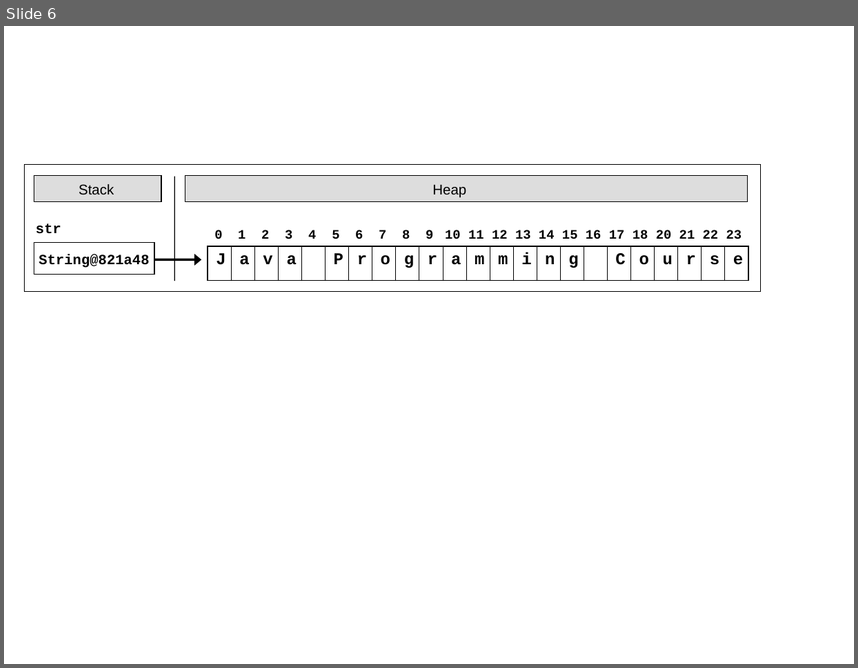
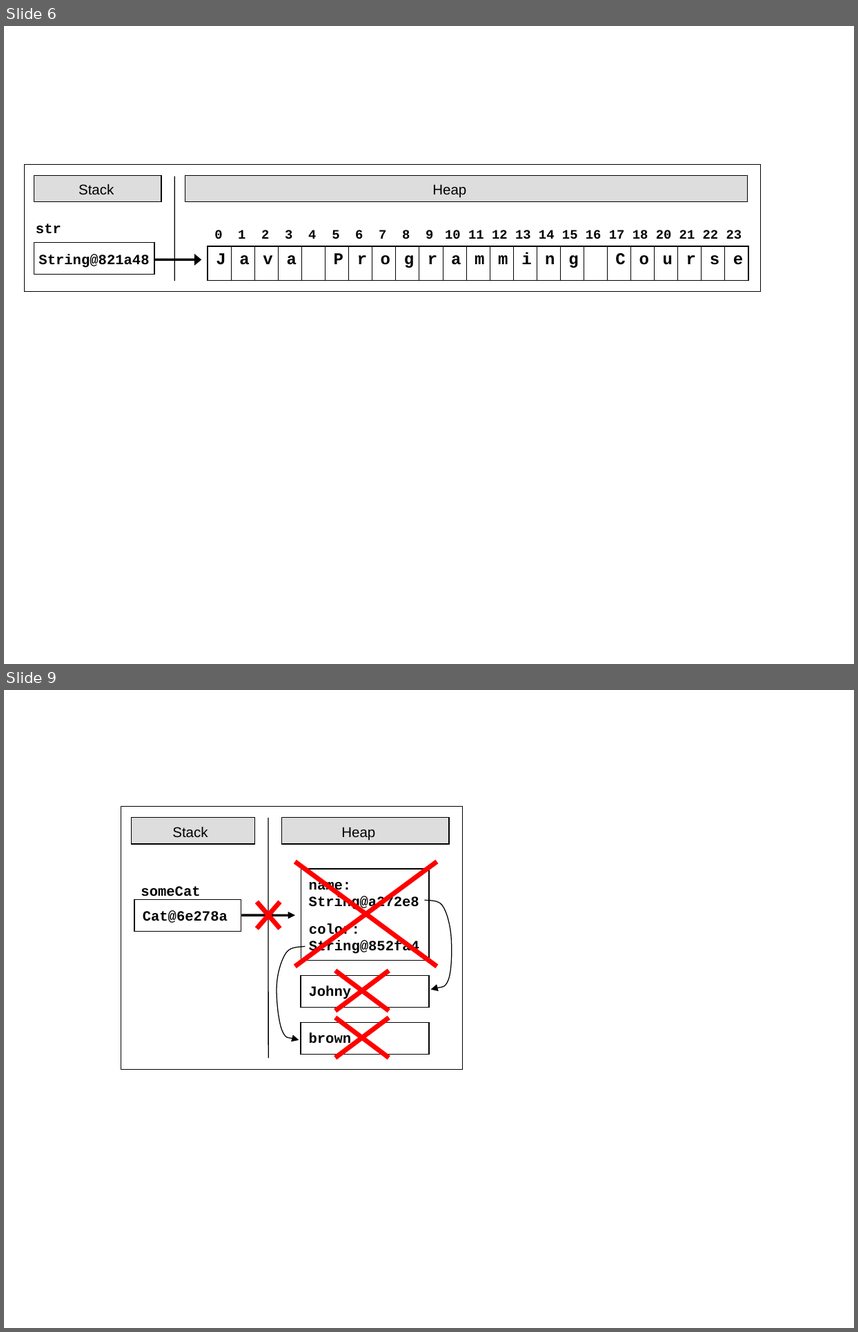
Before and after one commit to nakov/introjavabook, a slide deck: resources/images/Chapter-12-Strings/Figures-Strings.ppt. Shown one above the other, each under a label of ours: slide 6 before the commit, slides 6 and 9 after it; the slides between them are not shown. The pictures are 858x668 and 858x1332 pixels, drawn with LibreOffice and Linux fonts; fonts in the diff are those of the drawing. Boxes give left, top, right and bottom in pixels: in the first picture for what was removed or moved away, otherwise in the second. Text is boxed around its words. In the diff, an @@ line names an element or a change of style, - is before the commit and + after.

```diff
--- a/resources/images/Chapter-12-Strings/Figures-Strings.ppt
+++ b/resources/images/Chapter-12-Strings/Figures-Strings.ppt
@@ slide 9 added at <box>4,690,854,1328</box>, background #FFFFFF @@
@@ rectangle added at <box>121,807,462,1069</box>, outline #000000 0.51 pt @@
@@ rectangle added at <box>132,818,254,844</box>, fill #DDDDDD @@
@@ rectangle added at <box>132,818,254,844</box>, outline #000000 0.74 pt @@
@@ text added at <box>172,827,208,838</box>, 12 pt, text #000000 @@
+Stack
@@ line added from (268, 818) to (268, 1057), #000000 0.74 pt @@
@@ rectangle added at <box>282,818,450,844</box>, fill #DDDDDD @@
@@ rectangle added at <box>282,818,450,844</box>, outline #000000 0.74 pt @@
@@ text added at <box>341,827,375,840</box>, 12 pt, text #000000 @@
+Heap
@@ line added from (437, 862) to (294, 966), #FF0000 4 pt @@
@@ line added from (294, 862) to (437, 966), #FF0000 4 pt @@
@@ rectangle added at <box>301,869,429,960</box>, outline #000000 0.74 pt @@
@@ text added at <box>141,886,200,900</box>, 12 pt, text #000000, bold @@
+someCat
@@ text added at <box>309,879,419,911</box>, 12 pt, text #000000, bold @@
+name:
+String@a272e8
@@ rectangle added at <box>134,899,240,931</box>, outline #000000 0.74 pt @@
@@ rectangle added at <box>142,899,259,931</box>, fill #FFFFFF @@
@@ text added at <box>143,911,228,923</box>, 12 pt, text #000000, bold @@
+Cat@6e278a
@@ arrow added from (242, 915) to (296, 915), #000000 2.01 pt @@
@@ line added from (280, 902) to (257, 928), #FF0000 4 pt @@
@@ line added from (257, 902) to (280, 928), #FF0000 4 pt @@
@@ freeform shape added at <box>425,899,452,989</box>, outline #000000 0.74 pt @@
@@ text added at <box>309,923,419,955</box>, 12 pt, text #000000, bold @@
+color:
+String@852fa4
@@ freeform shape added at <box>276,946,305,1041</box>, outline #000000 0.74 pt @@
@@ rectangle added at <box>301,976,429,1007</box>, outline #000000 0.74 pt @@
@@ line added from (389, 971) to (335, 1010), #FF0000 4 pt @@
@@ line added from (335, 971) to (389, 1010), #FF0000 4 pt @@
@@ text added at <box>309,986,352,1000</box>, 12 pt, text #000000, bold @@
+Johny
@@ line added from (389, 1017) to (335, 1057), #FF0000 4 pt @@
@@ line added from (335, 1017) to (389, 1057), #FF0000 4 pt @@
@@ rectangle added at <box>301,1023,429,1054</box>, outline #000000 0.74 pt @@
@@ text added at <box>309,1033,352,1047</box>, 12 pt, text #000000, bold @@
+brown
```
Also in this commit, not shown: 2 other slides added.
